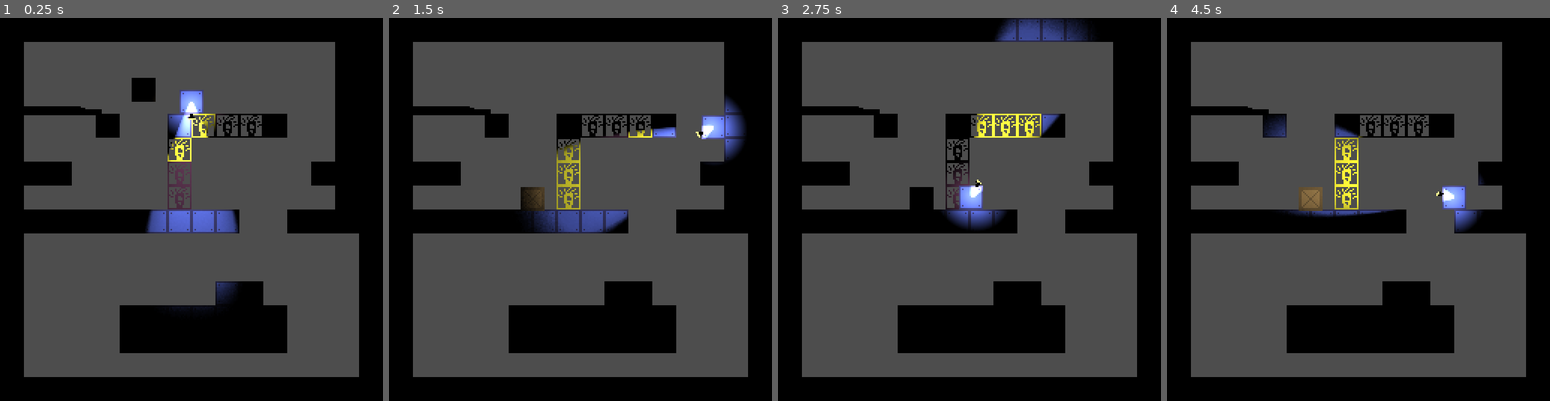
Above: before the commit, frames 1-4 (left to right).
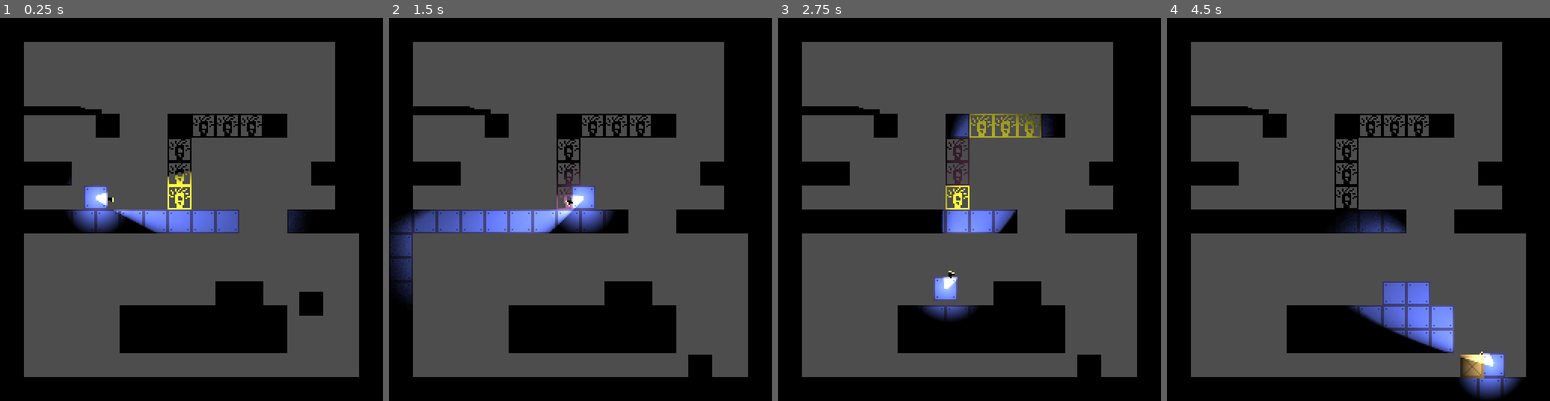
Above: after the commit, the same moments.

Repository: DylanPerry2098/ScreenTear
Game: Godot game, scene res://scenes/levels/test_room.tscn
Same seed, same stepped clock (60 frames per second), same inputs: the game is played once before the commit and once after it.
Inputs (mouse positions are in pixels of both pictures, inside the frame that each line leads up to):
- Up to frame 1 (0.25 s): no input
- Up to frame 2 (1.5 s): move the mouse to (664, 190) at 0.52 s; hold D (move_right) from 0.53 s (still down); tap E (interact) at 0.6, 1.35 s; tap Space (jump) at 0.77 s; move the mouse to (503, 228) at 1.27 s
- Up to frame 3 (2.75 s): tap Space (jump) at 1.52 s; move the mouse to (1007, 125) at 2.02 s; release D (move_right) at 2.03 s; hold A (move_left) from 2.03 s (still down); tap E (interact) at 2.1 s
- Up to frame 4 (4.5 s): move the mouse to (1339, 286) at 2.77 s; release A (move_left) at 2.78 s; hold D (move_right) 2.78-4.28 s; tap E (interact) at 2.85, 3.6, 4.35 s; tap Space (jump) at 3.02, 3.77 s; move the mouse to (1473, 266) at 3.52 s; tap Enter at 4.25 s; move the mouse to (1243, 152) at 4.27 s; hold A (move_left) from 4.28 s (still down)

The runs differ from the first frame. In frame 1, 4.9% of the frame differs, in the area x 17-85%, y 15-78%; in frame 2, 7.2%; in frame 3, 5.8%; in frame 4, 7.4%, in the area x 25-93%, y 25-100%.

Commit message:
box pushes

Diff:
--- a/scenes/levels/test_room.tscn
+++ b/scenes/levels/test_room.tscn
@@ -31,9 +31,6 @@
 sources/0 = SubResource("TileSetAtlasSource_knmjg")
 sources/2 = SubResource("TileSetAtlasSource_asmw1")
 
-[sub_resource type="PhysicsMaterial" id="PhysicsMaterial_asmw1"]
-friction = 0.1
-
 [node name="TestRoom" type="Node2D" unique_id=2089002660]
 
 [node name="TileMapLayer" type="TileMapLayer" parent="." unique_id=1719518811]
@@ -48,9 +45,8 @@
 scale = Vector2(-10.055366, 1.1472185)
 
 [node name="Player" parent="." unique_id=366328777 instance=ExtResource("3_gyqsl")]
-position = Vector2(128, 48)
+position = Vector2(64, 112)
 
 [node name="CollisionShape2D" parent="." unique_id=1527440110 instance=ExtResource("6_asmw1")]
-position = Vector2(96, 41)
-mass = 0.001
-physics_material_override = SubResource("PhysicsMaterial_asmw1")
+position = Vector2(208, 184)
+mass = 0.1
--- a/scripts/state_machine/player/pr_run_state.gd
+++ b/scripts/state_machine/player/pr_run_state.gd
@@ -37,6 +37,13 @@
 		play_turn_animation()
 
 	last_x_direction = parent.velocity.x if parent.velocity.x != 0 else last_x_direction
+
+	for i in parent.get_slide_collision_count():
+		var c := parent.get_slide_collision(i)
+		if c.get_collider() is RigidBody2D:
+			var crb := c.get_collider() as RigidBody2D
+			crb.apply_central_impulse(-c.get_normal() * 2)
+
 	return Transition.NONE
 
 func play_turn_animation() -> void:
